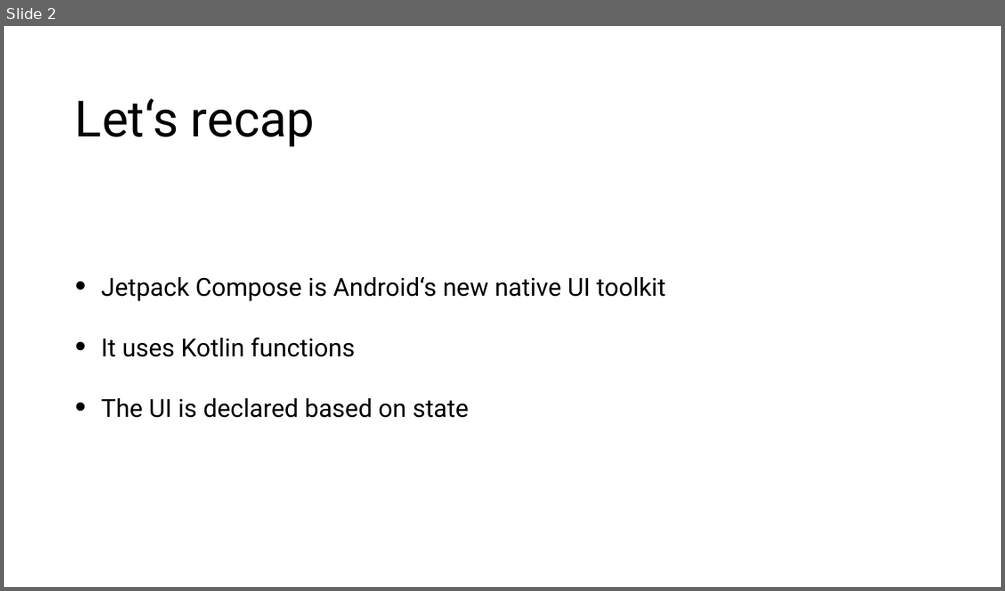
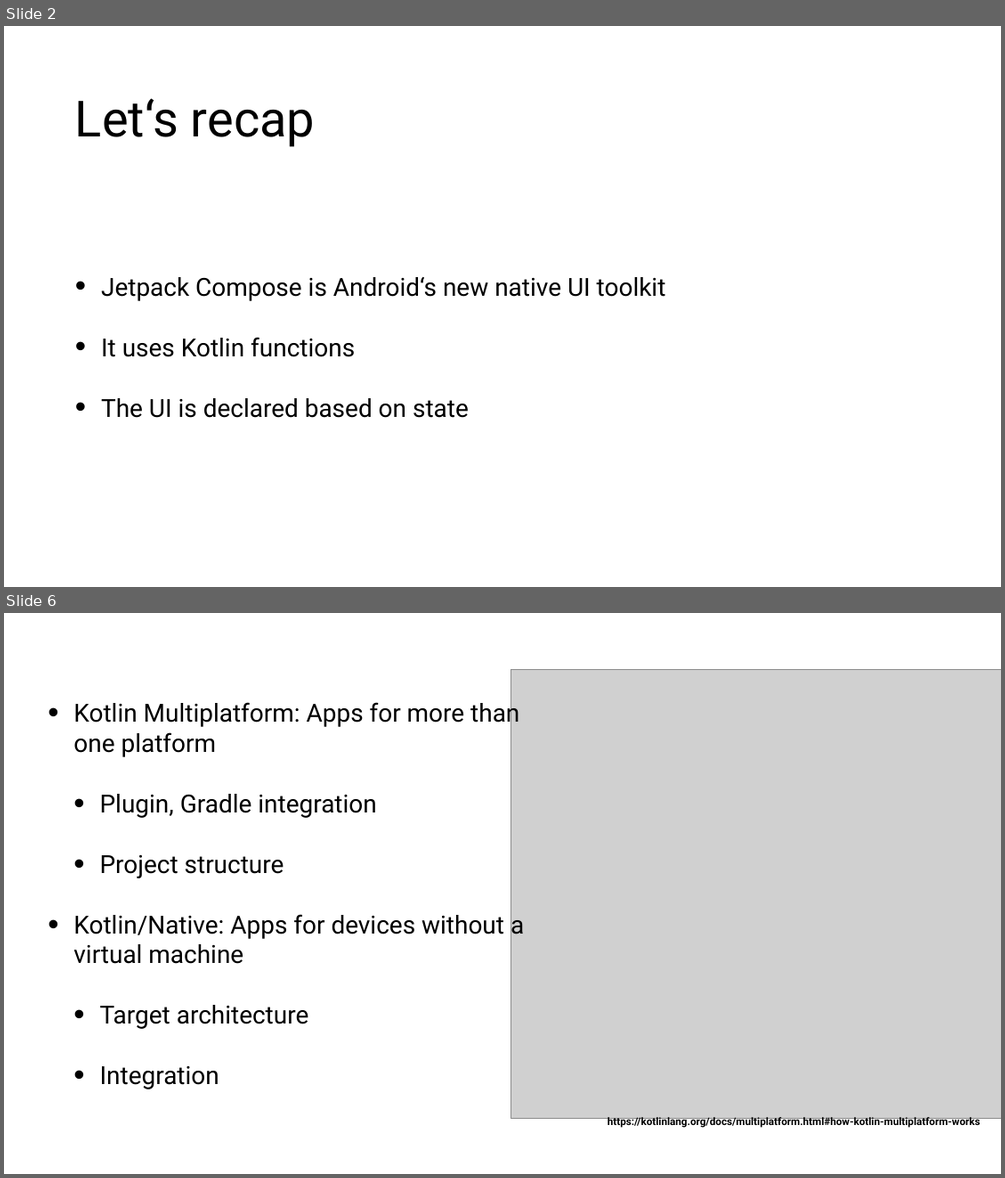
Before and after one commit to tkuenneth/compose_workshop, a slide deck: slides/06_Beyond Android.pptx. Shown one above the other, each under a label of ours: slide 2 before the commit, slides 2 and 6 after it; the slides between them are not shown. The pictures are 1005x591 and 1005x1178 pixels, drawn with LibreOffice and Linux fonts; fonts in the diff are those of the drawing; grey boxes stand for pictures; background and template pictures are left out. Boxes give left, top, right and bottom in pixels: in the first picture for what was removed or moved away, otherwise in the second. Text is boxed around its words. In the diff, an @@ line names an element or a change of style, - is before the commit and + after.

```diff
--- a/slides/06_Beyond Android.pptx
+++ b/slides/06_Beyond Android.pptx
@@ slide 6 added at [4,613,1001,1174], background #FFFFFF @@
@@ picture added at [510,669,1001,1118] @@
@@ text added at [73,698,524,1089], 48 pt, text #000000 @@
+• Kotlin Multiplatform: Apps for more than one platform
+  • Plugin, Gradle integration
+  • Project structure
+• Kotlin/Native: Apps for devices without a virtual machine
+  • Target architecture
+  • Integration
@@ text added at [607,1117,980,1127], 20 pt, text #000000, bold @@
+https://kotlinlang.org/docs/multiplatform.html#how-kotlin-multiplatform-works
```
Also in this commit, not shown: 3 slides changed, 7 other slides added, 1 slide removed.
